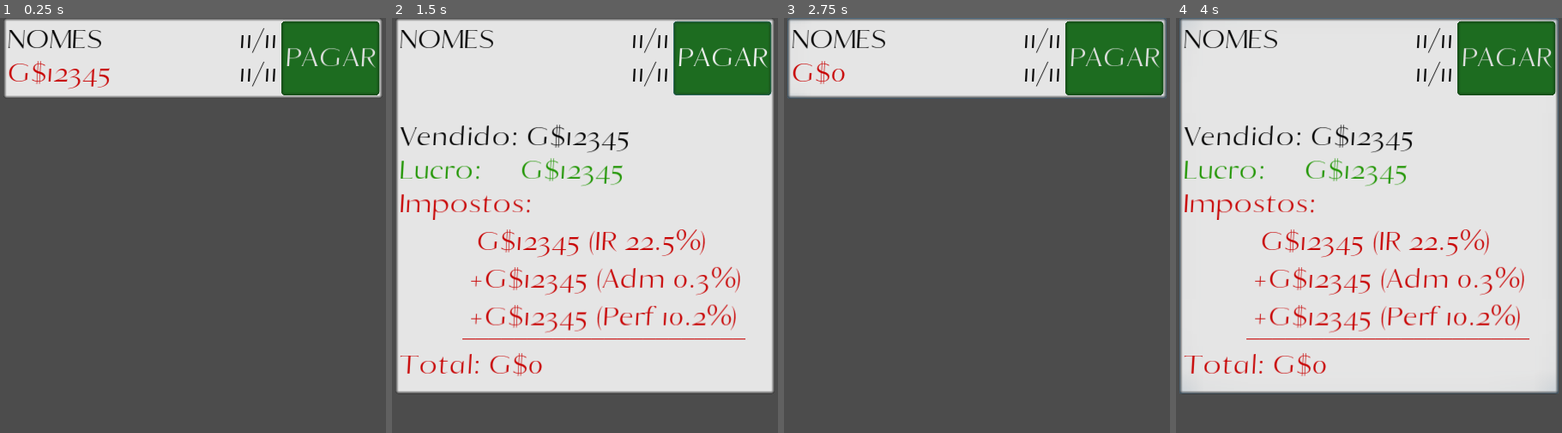
Above: before the commit, frames 1-4 (left to right).
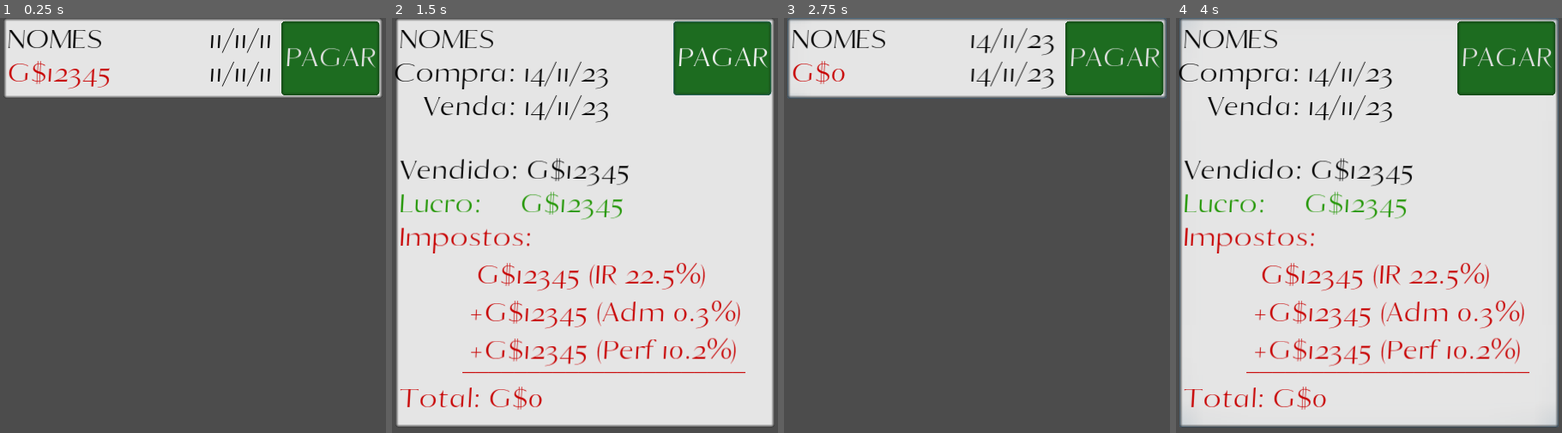
Above: after the commit, the same moments.

Repository: AndreMoukarzel/Grana-Preta
Game: Godot game, scene res://irs/debt/Debt.tscn
Two runs of this game, one before a commit and one after it. Both use one fixed random seed, a clock stepped at 60 frames per second and the inputs below. This scene is started directly instead of the project's main scene.
Inputs:
- Up to frame 1 (0.25 s): no input
- Up to frame 2 (1.5 s): click "NOMES" at 0.5 s; click "PAGAR" at 1.25 s
- Up to frame 3 (2.75 s): click "NOMES" at 2 s
- Up to frame 4 (4 s): click "PAGAR" at 2.75 s; click "NOMES" at 3.5 s

The runs differ from the first frame. In frame 1, 0.5% of the frame differs, in the area x 54-72%, y 2-17%; in frame 2, 19%; in frame 3, 0.7%; in frame 4, 19%, in the area x 0-100%, y 2-99%.
Error before the commit: Attempt to call function 'subtract_money' in base 'null instance' on a null instance. (res://irs/debt/Debt.gd:95)
Error after the commit: Attempt to call function 'subtract_money' in base 'null instance' on a null instance. (res://irs/debt/Debt.gd:103)

Commit message:
Add buy and sell dates explicitly to Debt

Diff:
--- a/irs/debt/Debt.gd
+++ b/irs/debt/Debt.gd
@@ -5,8 +5,8 @@
 var source_name : String
 var strikes : int = 0 # with 3 strikes the debt is automatically charged
 var value : int # ammount to be paid (profit * taxes)
-var buy_date
-var sell_date # date the debt was generated
+var buy_date = OS.get_datetime()
+var sell_date = OS.get_datetime() # date the debt was generated
 var ammount_sold : int # total ammount sold that produced current debt
 var profit : int
 var taxes : Array # Array of tuples ["Tax Name", ammount_taxed]
@@ -42,7 +42,7 @@
 
 
 func parse_datetime(datetime):
-	var year_last_two_digits = str(datetime.year).right(-2)
+	var year_last_two_digits = str(datetime.year).right(2)
 	return str(datetime.day, "/", datetime.month, "/", year_last_two_digits)
 
 
@@ -59,6 +59,8 @@
 func close():
 	$Tween.interpolate_property(self, 'rect_size', null, Vector2(566, 120), TWN_TIME, Tween.TRANS_QUAD, Tween.EASE_IN_OUT)
 	$Tween.interpolate_property($Value, 'rect_position', null, Vector2(5, 55), TWN_TIME, Tween.TRANS_QUAD, Tween.EASE_IN_OUT)
+	$Tween.interpolate_property($BuyDate, 'rect_position', null, Vector2(50, 5), TWN_TIME, Tween.TRANS_QUAD, Tween.EASE_IN_OUT)
+	$Tween.interpolate_property($SellDate, 'rect_position', null, Vector2(50, 55), TWN_TIME, Tween.TRANS_QUAD, Tween.EASE_IN_OUT)
 	$Tween.interpolate_property($AmmountSold, 'modulate', null, Color(1, 1, 1, 0), TWN_TIME, Tween.TRANS_QUAD, Tween.EASE_IN_OUT)
 	$Tween.interpolate_property($Profit, 'modulate', null, Color(1, 1, 1, 0), TWN_TIME, Tween.TRANS_QUAD, Tween.EASE_IN_OUT)
 	$Tween.interpolate_property($Taxes, 'modulate', null, Color(1, 1, 1, 0), TWN_TIME, Tween.TRANS_QUAD, Tween.EASE_IN_OUT)
@@ -66,15 +68,19 @@
 
 	$Tween.start()
 
-	$Value.text = str("G$", self.value)
+	$Value.text = str('G$', self.value)
+	$BuyDate.text = parse_datetime(self.buy_date)
+	$SellDate.text = parse_datetime(self.sell_date)
 
 	is_open = false
 	emit_signal("closed", self)
 
 
 func open():
-	$Tween.interpolate_property(self, 'rect_size', null, Vector2(566, 560), TWN_TIME, Tween.TRANS_QUAD, Tween.EASE_IN_OUT)
-	$Tween.interpolate_property($Value, 'rect_position', null, Vector2(5, 490), TWN_TIME, Tween.TRANS_QUAD, Tween.EASE_IN_OUT)
+	$Tween.interpolate_property(self, 'rect_size', null, Vector2(566, 610), TWN_TIME, Tween.TRANS_QUAD, Tween.EASE_IN_OUT)
+	$Tween.interpolate_property($Value, 'rect_position', null, Vector2(5, 540), TWN_TIME, Tween.TRANS_QUAD, Tween.EASE_IN_OUT)
+	$Tween.interpolate_property($BuyDate, 'rect_position', null, Vector2(-30, 55), TWN_TIME, Tween.TRANS_QUAD, Tween.EASE_IN_OUT)
+	$Tween.interpolate_property($SellDate, 'rect_position', null, Vector2(-30, 105), TWN_TIME, Tween.TRANS_QUAD, Tween.EASE_IN_OUT)
 	$Tween.interpolate_property($AmmountSold, 'modulate', null, Color(1, 1, 1, 1), TWN_TIME, Tween.TRANS_QUAD, Tween.EASE_IN_OUT)
 	$Tween.interpolate_property($Profit, 'modulate', null, Color(1, 1, 1, 1), TWN_TIME, Tween.TRANS_QUAD, Tween.EASE_IN_OUT)
 	$Tween.interpolate_property($Taxes, 'modulate', null, Color(1, 1, 1, 1), TWN_TIME, Tween.TRANS_QUAD, Tween.EASE_IN_OUT)
@@ -83,6 +89,8 @@
 	$Tween.start()
 
 	$Value.text = str("Total: G$", self.value)
+	$BuyDate.text = str('Compra: ', parse_datetime(self.buy_date))
+	$SellDate.text = str('Venda: ', parse_datetime(self.sell_date))
 
 	is_open = true
 	emit_signal("opened", self)
--- a/irs/debt/Debt.tscn
+++ b/irs/debt/Debt.tscn
@@ -83,23 +83,23 @@
 text = "PAGAR"
 
 [node name="BuyDate" type="Label" parent="."]
-margin_left = 350.0
+margin_left = 50.0
 margin_top = 5.0
-margin_right = 406.0
+margin_right = 400.0
 margin_bottom = 59.0
 custom_fonts/font = SubResource( 2 )
 custom_colors/font_color = Color( 0, 0, 0, 1 )
-text = "11/11"
+text = "11/11/11"
 align = 2
 
 [node name="SellDate" type="Label" parent="."]
-margin_left = 350.0
+margin_left = 50.0
 margin_top = 55.0
-margin_right = 406.0
+margin_right = 400.0
 margin_bottom = 109.0
 custom_fonts/font = SubResource( 2 )
 custom_colors/font_color = Color( 0, 0, 0, 1 )
-text = "11/11"
+text = "11/11/11"
 align = 2
 
 [node name="Strikes" type="Control" parent="."]
@@ -108,12 +108,16 @@
 margin_right = 45.0
 margin_bottom = 100.0
 
+[node name="Strike" type="TextureRect" parent="Strikes"]
+margin_right = 40.0
+margin_bottom = 40.0
+
 [node name="AmmountSold" type="Label" parent="."]
 modulate = Color( 1, 1, 1, 0 )
 margin_left = 5.0
-margin_top = 150.0
-margin_right = 160.0
-margin_bottom = 204.0
+margin_top = 200.0
+margin_right = 349.0
+margin_bottom = 254.0
 custom_fonts/font = SubResource( 2 )
 custom_colors/font_color = Color( 0, 0, 0, 1 )
 text = "Vendido: G$12345"
@@ -121,9 +125,9 @@
 [node name="Profit" type="Label" parent="."]
 modulate = Color( 1, 1, 1, 0 )
 margin_left = 5.0
-margin_top = 200.0
-margin_right = 160.0
-margin_bottom = 254.0
+margin_top = 250.0
+margin_right = 343.0
+margin_bottom = 304.0
 custom_fonts/font = SubResource( 2 )
 custom_colors/font_color = Color( 0.117647, 0.584314, 0, 1 )
 text = "Lucro:     G$12345"
@@ -131,9 +135,9 @@
 [node name="Taxes" type="Label" parent="."]
 modulate = Color( 1, 1, 1, 0 )
 margin_left = 5.0
-margin_top = 250.0
+margin_top = 300.0
 margin_right = 522.0
-margin_bottom = 475.0
+margin_bottom = 525.0
 custom_fonts/font = SubResource( 2 )
 custom_colors/font_color = Color( 0.784314, 0, 0, 1 )
 text = "Impostos:
@@ -144,9 +148,9 @@
 [node name="TaxesLine" type="Label" parent="."]
 modulate = Color( 1, 1, 1, 0 )
 margin_left = 100.0
-margin_top = 435.0
-margin_right = 500.0
-margin_bottom = 489.0
+margin_top = 485.0
+margin_right = 540.0
+margin_bottom = 539.0
 custom_fonts/font = SubResource( 2 )
 custom_colors/font_color = Color( 0.784314, 0, 0, 1 )
 text = "______________________"
